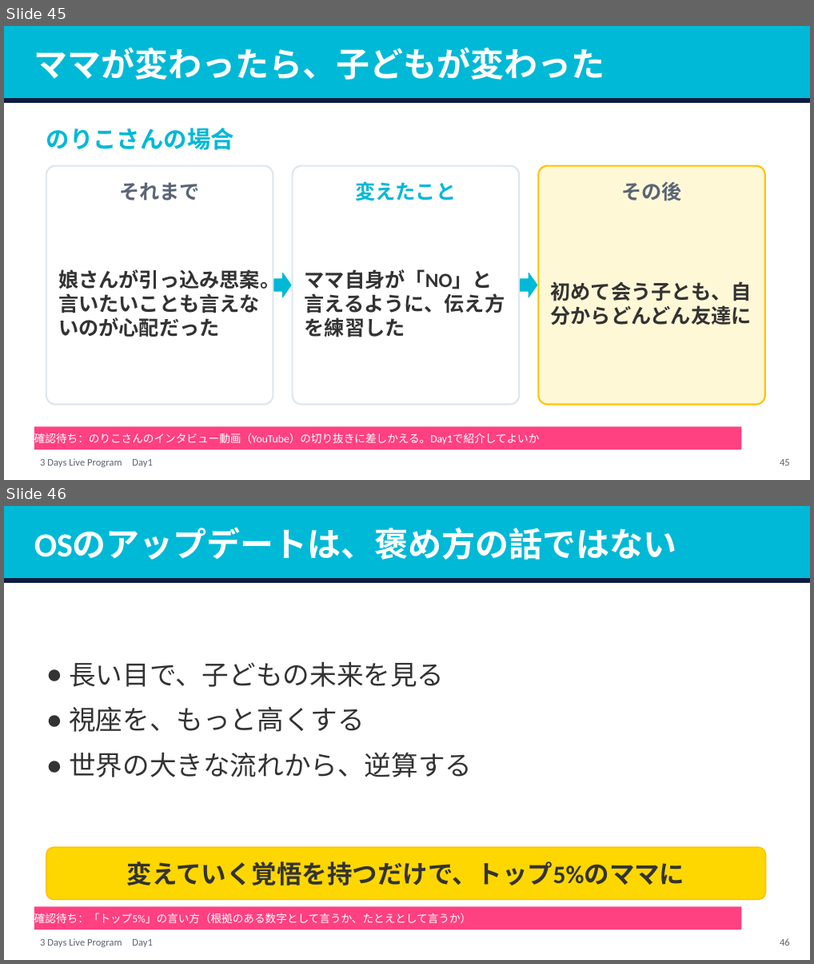
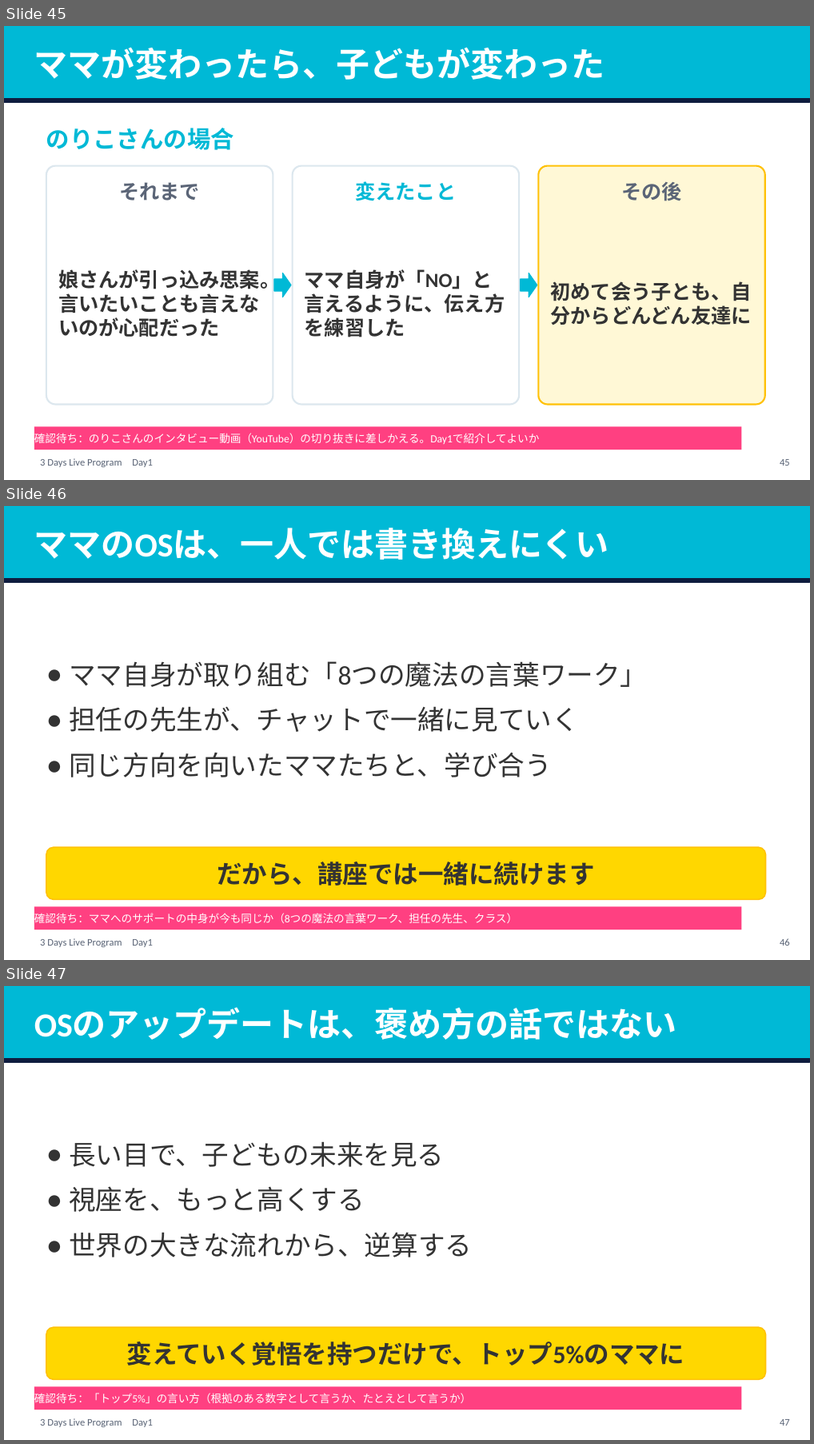
Before and after one commit to tanakayuc/static-pages, a slide deck: pigmarion-homeinter-3days-live/day1/v2/homeinter-day1-v2.pptx. Shown one above the other, each under a label of ours: slides 45 and 46 before the commit, slides 45, 46 and 47 after it. The pictures are 814x964 and 814x1444 pixels, drawn with LibreOffice and Linux fonts; fonts in the diff are those of the drawing. Boxes give left, top, right and bottom in pixels: in the first picture for what was removed or moved away, otherwise in the second. Text is boxed around its words. In the diff, an @@ line names an element or a change of style, - is before the commit and + after.

Commit message:
pigmarion-homeinter-3days-live: Day2を2つ目の鍵（個別最適化）が主役の案に作り直し、Day3の修正方針案と台本案を足し、Day1に講座のサポートの前フリ2枚を入れた（田中さんの指示）

```diff
--- a/pigmarion-homeinter-3days-live/day1/v2/homeinter-day1-v2.pptx
+++ b/pigmarion-homeinter-3days-live/day1/v2/homeinter-day1-v2.pptx
@@ slide 46 added at [4,506,810,960], background #FFFFFF; not listed: 1 template element that a slide beside it also shows @@
@@ rectangle added at [4,506,810,579], fill #00B9D6, outline #00B9D6 1 pt @@
@@ text added at [34,528,610,560], 40 pt, text #FFFFFF, bold @@
+ママのOSは、一人では書き換えにくい
@@ rectangle added at [4,579,810,582], fill #0F1C3F, outline #0F1C3F 1 pt @@
@@ text added at [69,661,647,777], 32 pt, text #333333 @@
+● ママ自身が取り組む「8つの魔法の言葉ワーク」
+● 担任の先生が、チャットで一緒に見ていく
+● 同じ方向を向いたママたちと、学び合う
@@ rounded rectangle added at [46,847,766,900], fill #FFD700, outline #FFC107 1.5 pt @@
@@ text added at [217,861,594,885], 30 pt, text #333333, bold @@
+だから、講座では一緒に続けます
@@ rectangle added at [34,907,742,929], fill #FF4081, 13 pt, text #FFFFFF @@
+確認待ち：ママへのサポートの中身が今も同じか（8つの魔法の言葉ワーク、担任の先生、クラス）
@@ page number added at [780,938,790,945], 12 pt, text #5B6577 @@
+46
@@ what was slide 46 is now slide 47 @@
@@ page number at [780,1419,790,1425]: text changed @@
-46
+47
```
Also in this commit, not shown: 1 slide changed, 1 other slide added, 41 other files.
